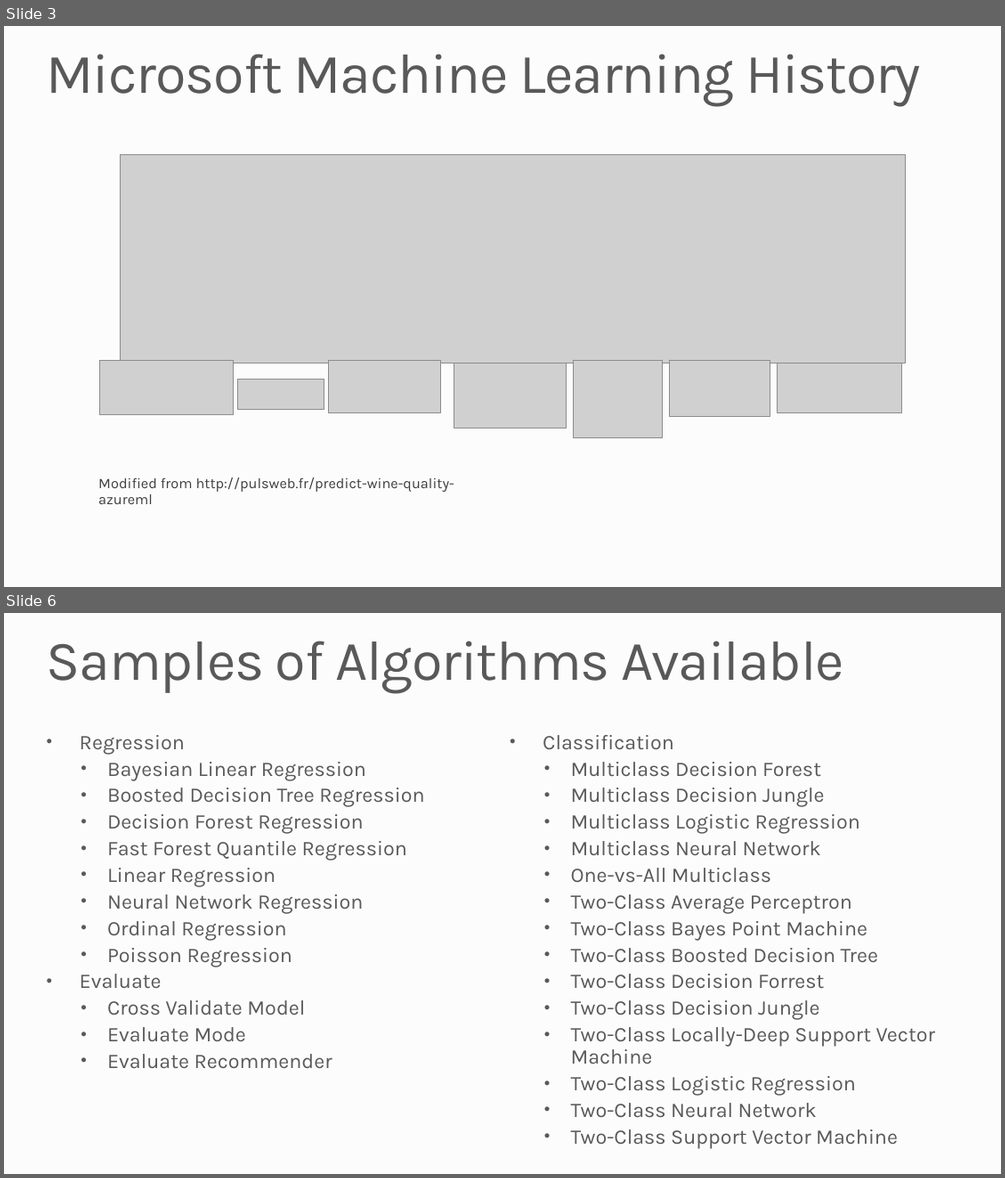
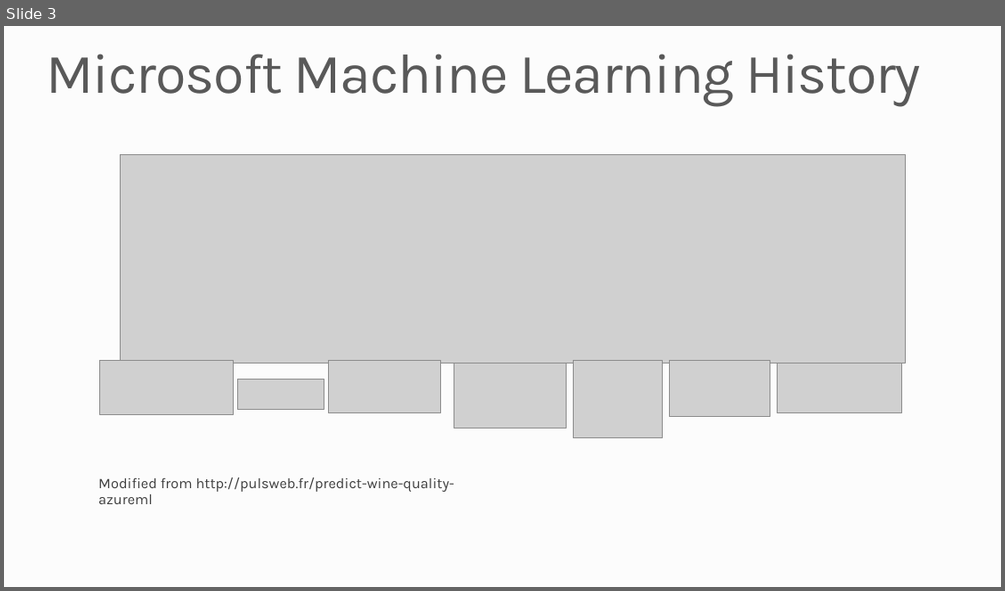
Before and after one commit to MSRConnections/Azure-training-course, a slide deck: Content/Machine Learning/Machine Learning.pptx. Shown one above the other, each under a label of ours: slides 3 and 6 before the commit, slide 3 after it; the slides between them are not shown. The pictures are 1005x1178 and 1005x591 pixels, drawn with LibreOffice and Linux fonts; fonts in the diff are those of the drawing; grey boxes stand for pictures; background and template pictures are left out. Boxes give left, top, right and bottom in pixels: in the first picture for what was removed or moved away, otherwise in the second. Text is boxed around its words. In the diff, an @@ line names an element or a change of style, - is before the commit and + after.

```diff
--- a/Content/Machine Learning/Machine Learning.pptx
+++ b/Content/Machine Learning/Machine Learning.pptx
@@ slide 6 removed at (4,613,1001,1174), background #FCFCFC @@
@@ title removed at (47,641,844,693) @@
-Samples of Algorithms Available
@@ text removed at (80,735,424,1068) @@
-• Regression
-  • Bayesian Linear Regression
-  • Boosted Decision Tree Regression
-  • Decision Forest Regression
-  • Fast Forest Quantile Regression
-  • Linear Regression
-  • Neural Network Regression
-  • Ordinal Regression
-  • Poisson Regression
-• Evaluate
-  • Cross Validate Model
-  • Evaluate Mode
-  • Evaluate Recommender
@@ text removed at (542,735,935,1148) @@
-• Classification
-  • Multiclass Decision Forest
-  • Multiclass Decision Jungle
-  • Multiclass Logistic Regression
-  • Multiclass Neural Network
-  • One-vs-All Multiclass
-  • Two-Class Average Perceptron
-  • Two-Class Bayes Point Machine
-  • Two-Class Boosted Decision Tree
-  • Two-Class Decision Forrest
-  • Two-Class Decision Jungle
-  • Two-Class Locally-Deep Support Vector Machine
-  • Two-Class Logistic Regression
-  • Two-Class Neural Network
-  • Two-Class Support Vector Machine
```
Also in this commit, not shown: 5 slides changed, 3 slides added, 2 other slides removed, 30 other files.
